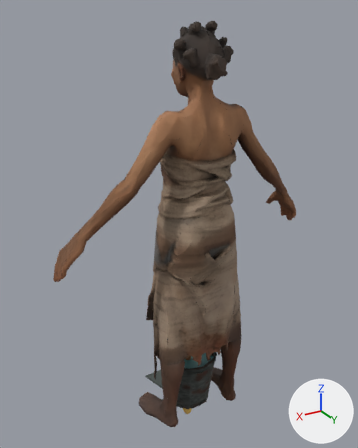
Two versions of the glTF model assets/models/personnages/villageoise.glb, one commit apart.
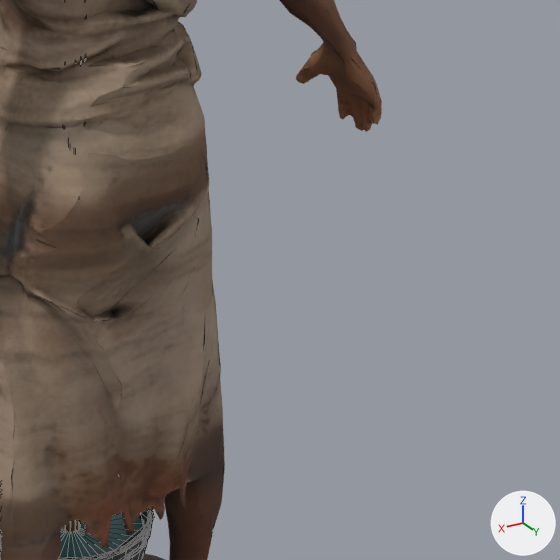
Each version appears first whole from a 50 mm camera at (0.989, 1.569, 1.681) aimed at (0.029, -0.031, 0.881), and next in a close-up on the part from 46% to 100% of the width and 39% to 83% of the height. Arrows for +X, +Y and +Z are at lower right; the lights stay in place. The older version's two pictures come first. The close-ups show mesh edges as thin lines.

The first close-up shows 'Seau', 'Seau_eau', 'Villageoise' and 1 more.
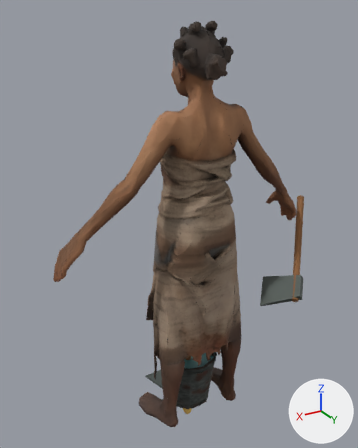
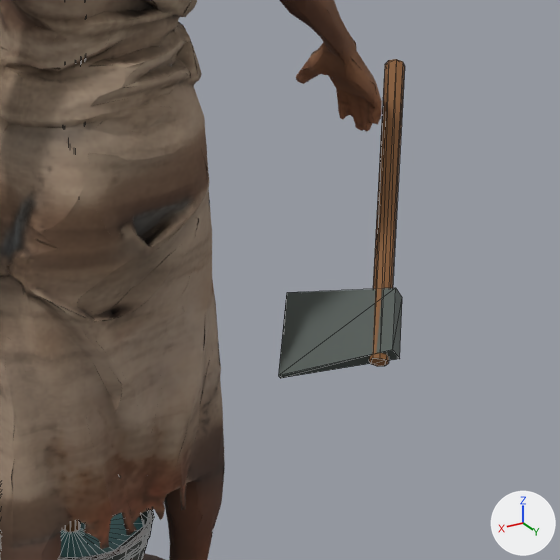
Commit message: Villageoise v7 + v8 : couper le bois (hache) et prise des objets (doigts fermés)

The change, as a diff of the scene's bpy script:
```diff
--- a/assets/models/personnages/villageoise.glb.py
+++ b/assets/models/personnages/villageoise.glb.py
@@ me_hache @@
+me_hache.from_pydata(...)  # 24 vertices, 40 faces; spans x -0.636..-0.223, y -0.026..0.337, z 0.536..0.892
+# faces by material slot: [28, 12]
+me_hache.materials.append(mat_bois_houe)  # brown #865b35
+me_hache.materials.append(mat_fer_patine)  # dark grey #5d6561
@@ ob_hache @@
+ob_hache = bpy.data.objects.new('Hache', me_hache)
+ob_hache.location = (0.0, 0.0, 0.0)
```

Pixel boxes [x1, y1, x2, y2] of what changed, in the close-ups (560 x 560 px):
'Hache', added: after [278, 59, 405, 378]
    faces in mat_fer_patine (dark grey #5d6561): [278, 288, 402, 378]
    faces in mat_bois_houe (brown #865b35): [369, 59, 405, 366]
